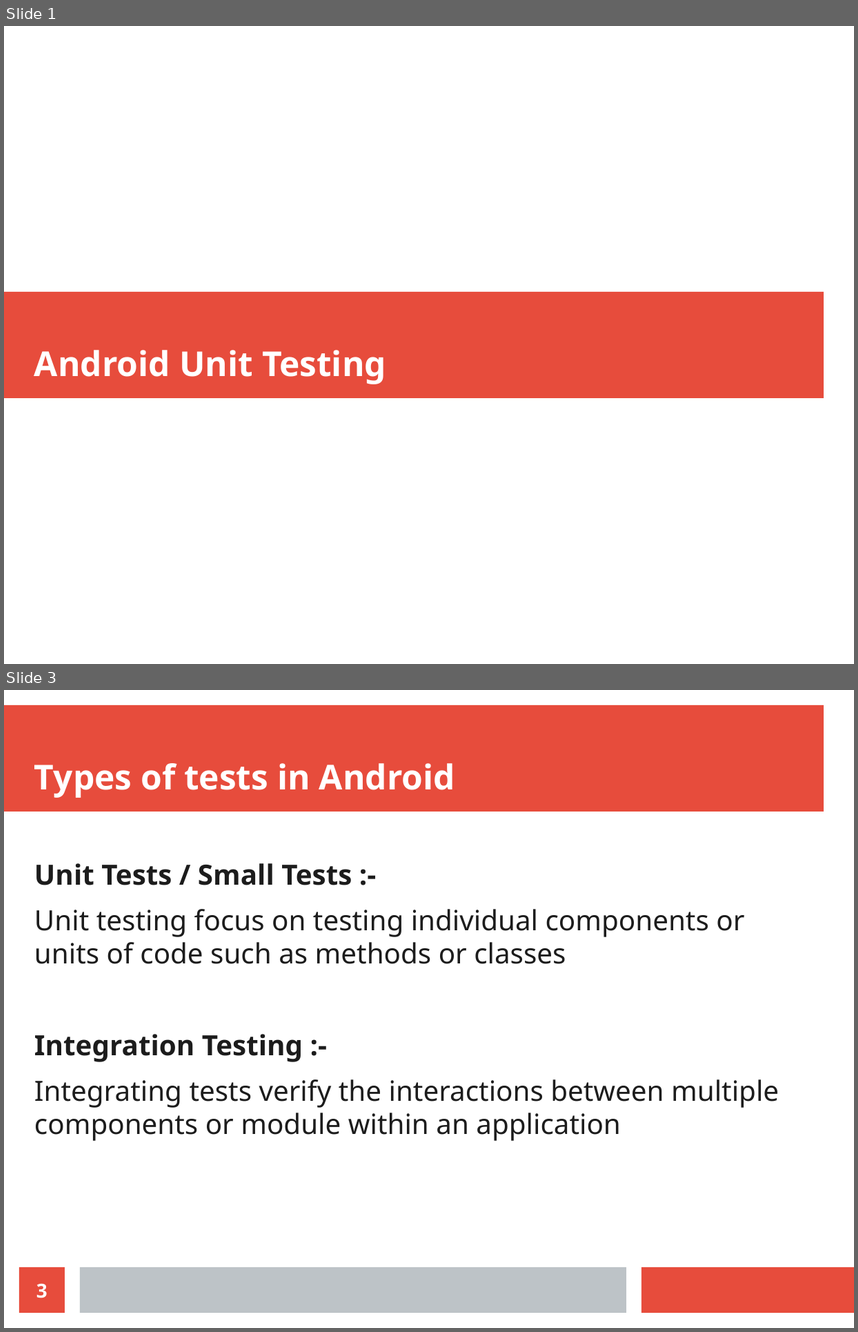
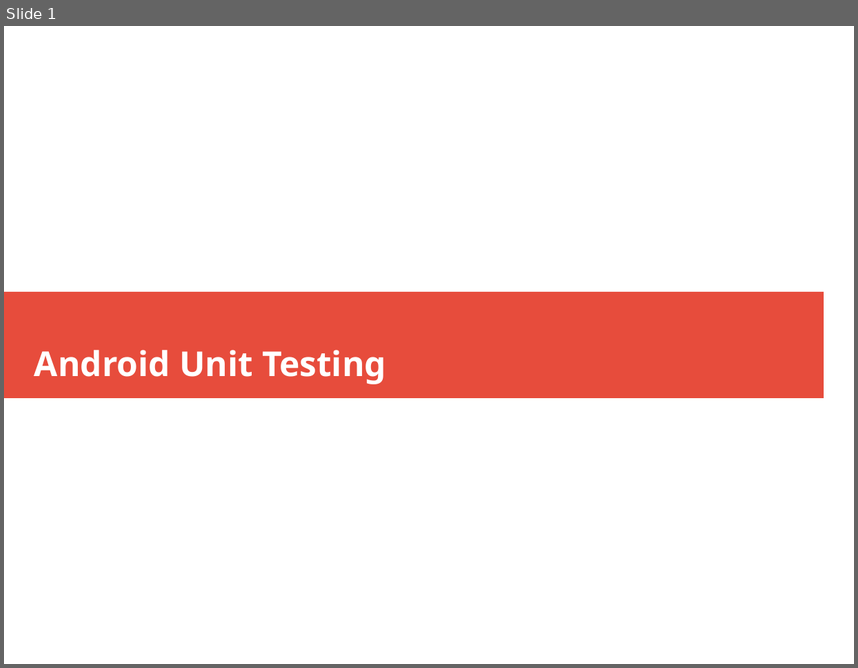
Before and after one commit to DineshArumug/Visteon_JUnit, a slide deck: Unit testing'.odp. Shown one above the other, each under a label of ours: slides 1 and 3 before the commit, slide 1 after it; the slides between them are not shown. The pictures are 858x1332 and 858x668 pixels, drawn with LibreOffice and Linux fonts; fonts in the diff are those of the drawing. Boxes give left, top, right and bottom in pixels: in the first picture for what was removed or moved away, otherwise in the second. Text is boxed around its words. In the diff, an @@ line names an element or a change of style, - is before the commit and + after.

```diff
--- a/Unit testing'.odp
+++ b/Unit testing'.odp
@@ slide 3 removed at [4, 690, 854, 1328], background #FFFFFF @@
@@ freeform shape removed at [4, 705, 824, 812] @@
@@ title removed at [34, 763, 455, 798] @@
-Types of tests in Android
@@ text removed at [34, 863, 779, 1141] @@
-Unit Tests / Small Tests :-
-Unit testing focus on testing individual components or units of code such as methods or classes
-Integration Testing :-
-Integrating tests verify the interactions between multiple components or module within an application
@@ page number removed at [19, 1267, 65, 1312] @@
-3
@@ freeform shape removed at [80, 1267, 626, 1312] @@
@@ freeform shape removed at [642, 1267, 854, 1312] @@
```
Also in this commit, not shown: 11 other slides changed, 2 other files.
